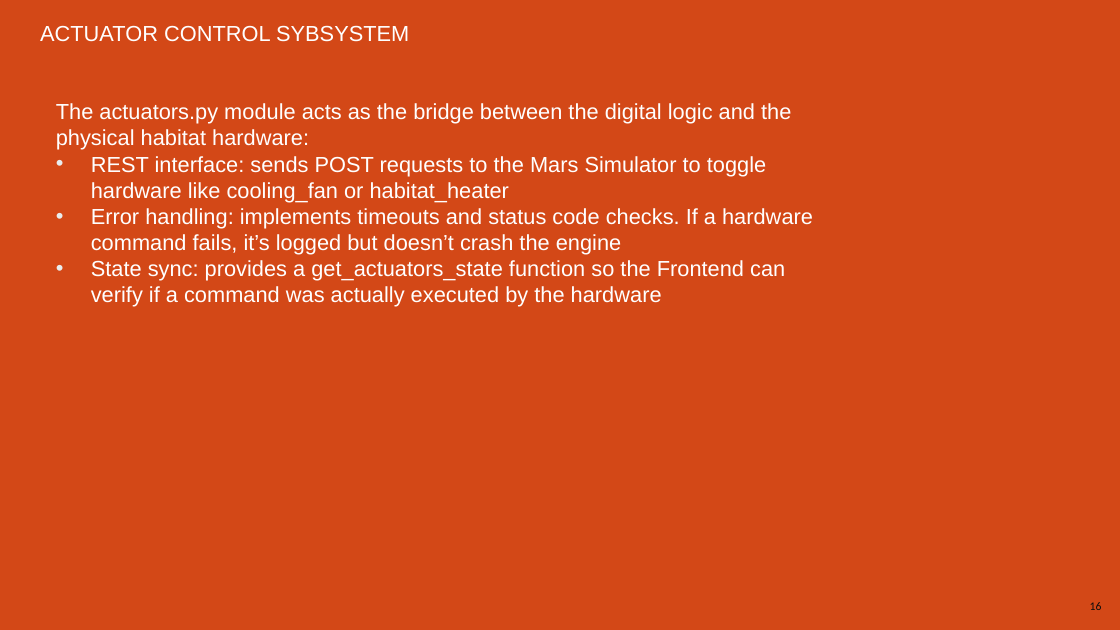
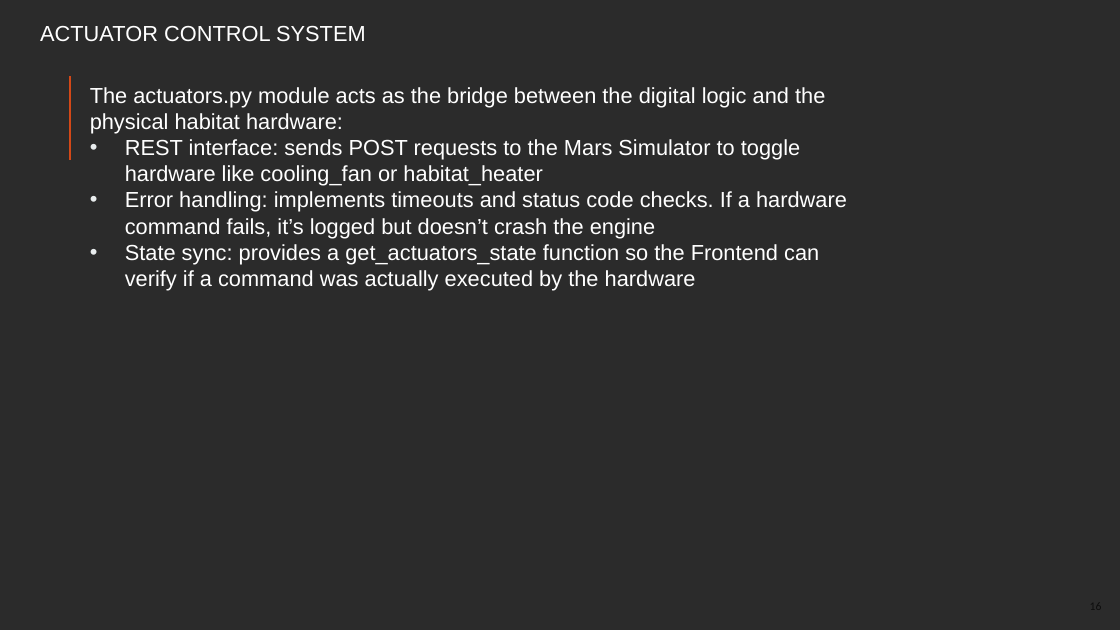
Before and after one commit to danrazin/2056165_ENIGMI, a slide deck: slide 16 of booklets/LAB.pptx. Drawn at 1120x630 pixels with LibreOffice and Linux fonts; fonts in the diff are those of the drawing; background and template pictures are left out; a plain dark background stands for a picture behind light text. Boxes give left, top, right and bottom in pixels: in the first picture for what was removed or moved away, otherwise in the second. Text is boxed around its words. In the diff, an @@ line names an element or a change of style, - is before the commit and + after.

```diff
--- a/booklets/LAB.pptx
+++ b/booklets/LAB.pptx
@@ background #D34817 to picture (left out) @@
@@ text at bbox=[40, 26, 366, 42]: text changed @@
-ACTUATOR CONTROL SYBSYSTEM
+ACTUATOR CONTROL SYSTEM
@@ text "The actuators.py module acts as ...": place and size @@
-text "The actuators.py module acts as ..." at bbox=[56, 103, 813, 307]
+text "The actuators.py module acts as ..." at bbox=[90, 87, 847, 291]
```
Also in this commit, not shown: 22 other slides changed, 3 slides added, 1 slide removed.
